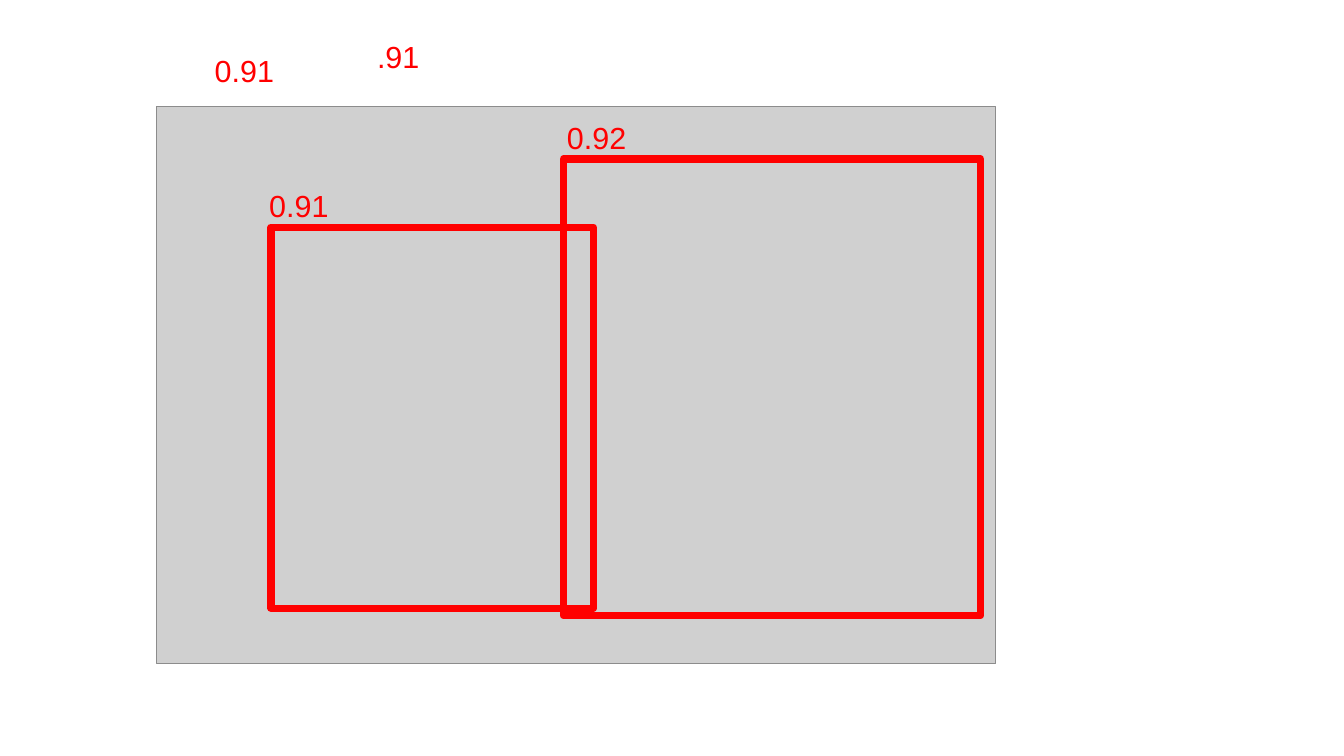
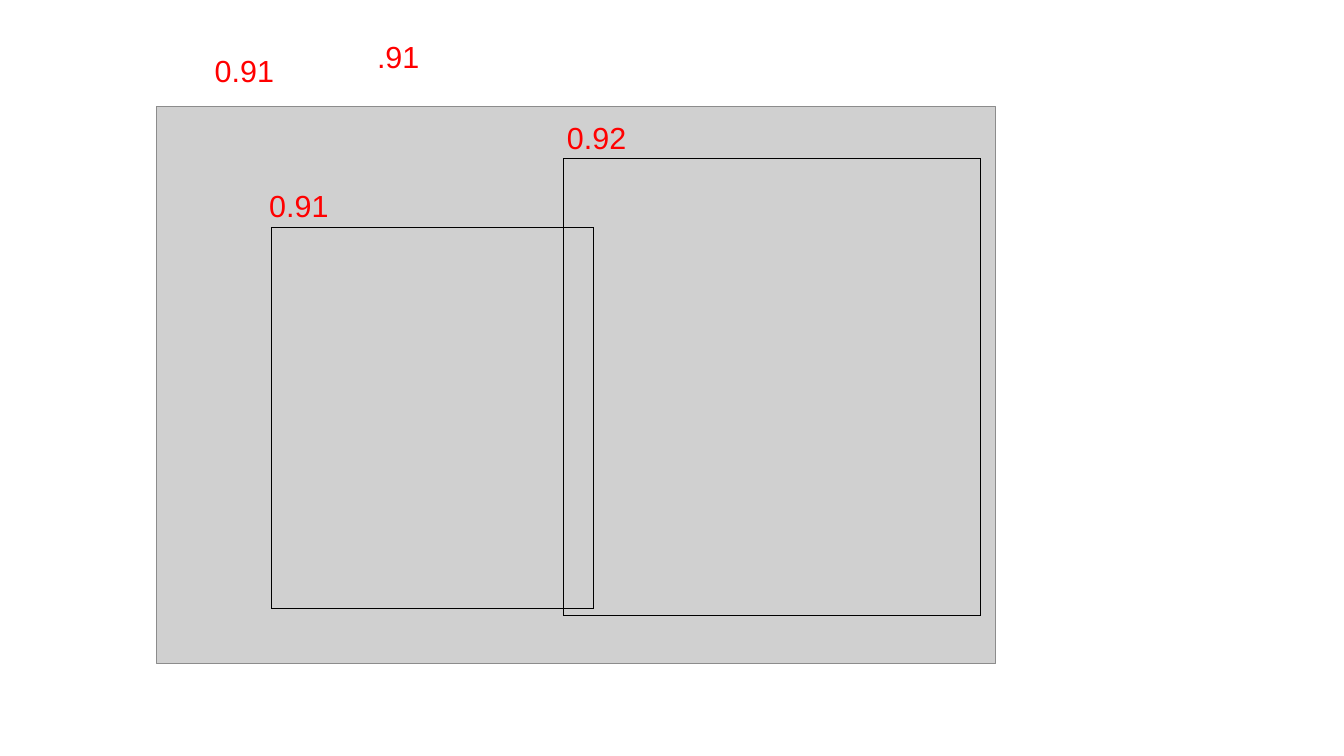
Before and after one commit to CNUClasses/CPSC471, a slide deck: slide 12 of content/lectures/illustration_ppt/illustrations.odp. Drawn at 1344x756 pixels with LibreOffice and Linux fonts; fonts in the diff are those of the drawing; grey boxes stand for pictures. Boxes give left, top, right and bottom in pixels: in the first picture for what was removed or moved away, otherwise in the second. Text is boxed around its words. In the diff, an @@ line names an element or a change of style, - is before the commit and + after.

```diff
--- a/content/lectures/illustration_ppt/illustrations.odp
+++ b/content/lectures/illustration_ppt/illustrations.odp
@@ rectangle at [563,159,981,616]: outline #FF0000 4.31 pt to #000000 0 pt @@
@@ rectangle at [271,227,593,609]: outline #FF0000 4.31 pt to #000000 0 pt @@
```
Also in this commit, not shown: 10 other slides changed, 2 slides added, 1 slide removed, 3 other files.
